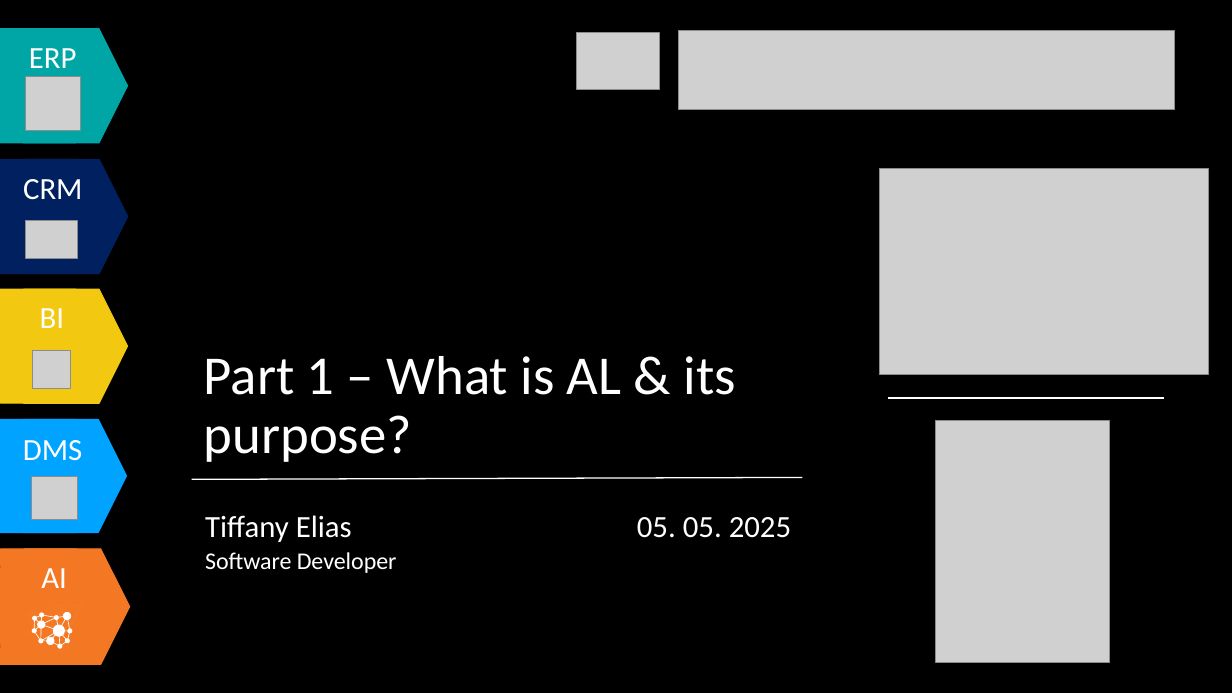
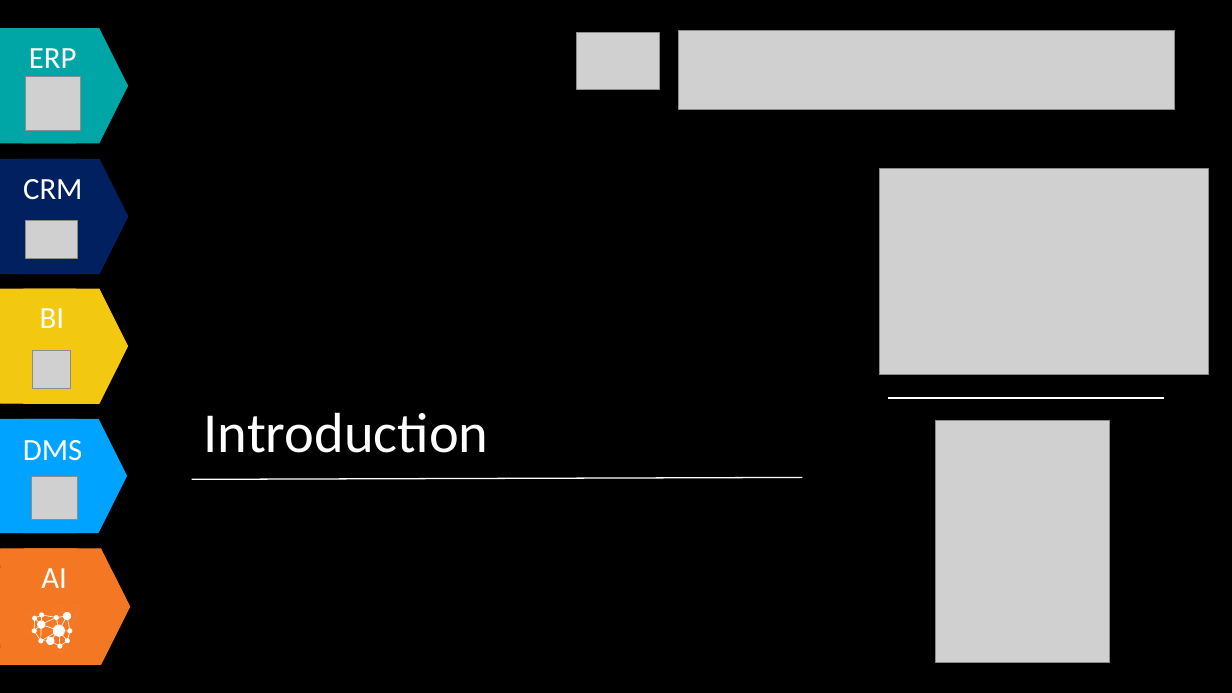
Before and after one commit to Tiffany0160/AdvancedCustomerPage, a slide deck: slide 3 of Document/Business Extension Presentation.pptx. Drawn at 1232x693 pixels with LibreOffice and Linux fonts; fonts in the diff are those of the drawing; grey boxes stand for pictures. Boxes give left, top, right and bottom in pixels: in the first picture for what was removed or moved away, otherwise in the second. Text is boxed around its words. In the diff, an @@ line names an element or a change of style, - is before the commit and + after.

```diff
--- a/Document/Business Extension Presentation.pptx
+++ b/Document/Business Extension Presentation.pptx
@@ text at box(204, 412, 489, 453): text changed; size 42.7 to 44 pt @@
-Part 1 – What is AL & its purpose?
+Introduction
@@ text removed at box(205, 515, 397, 573) @@
-Tiffany Elias
-Software Developer
@@ text removed at box(637, 517, 791, 538) @@
-05. 05. 2025
```
Also in this commit, not shown: 14 other slides changed, 17 slides added, 2 other files.
